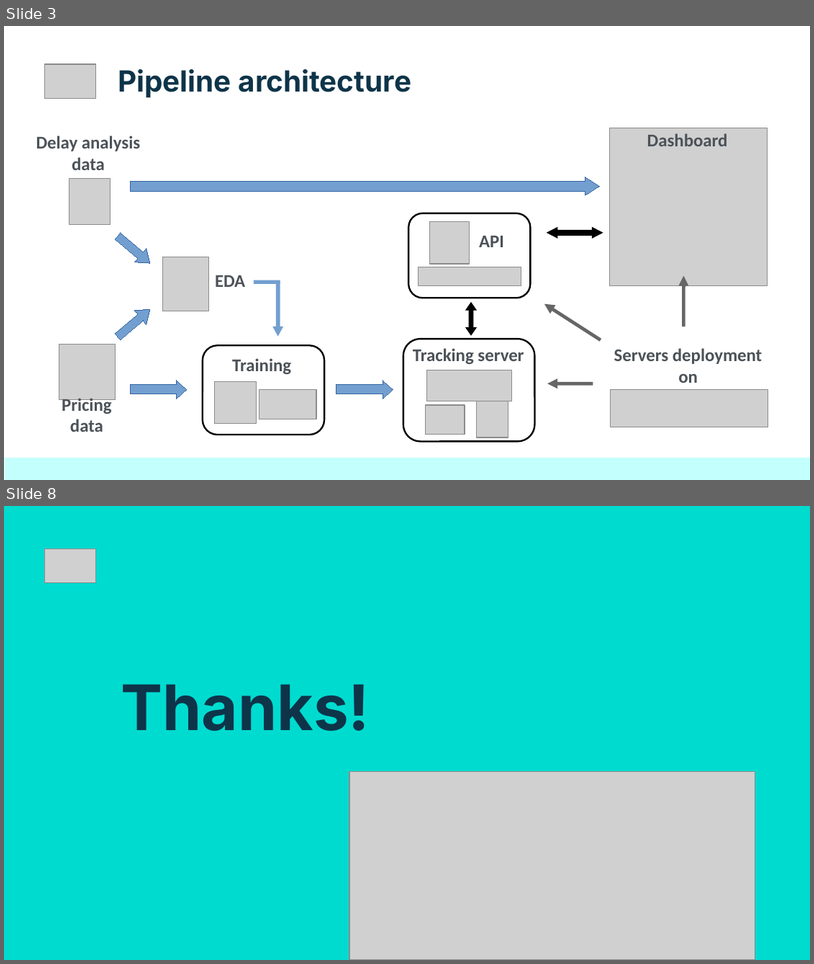
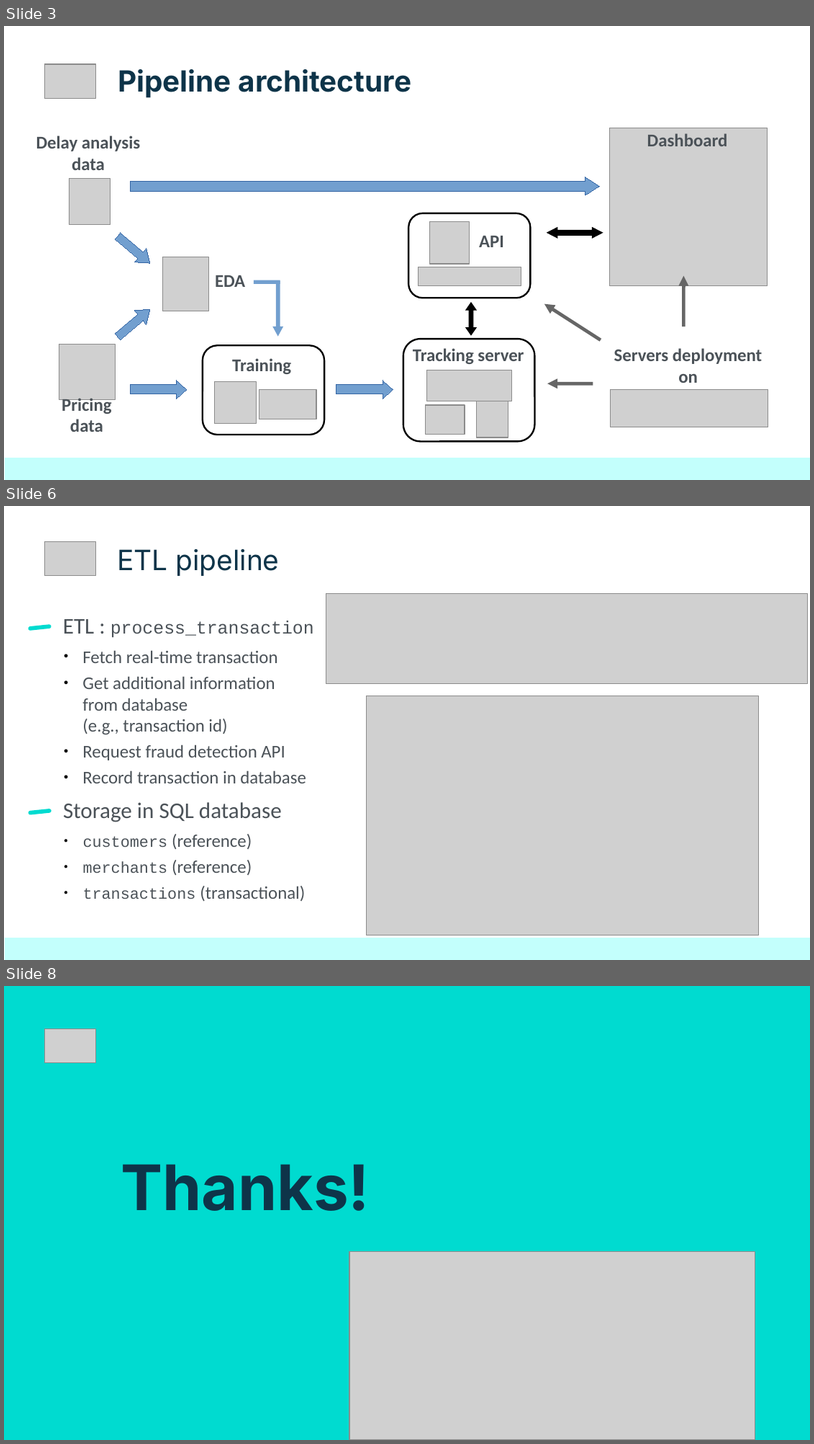
Before and after one commit to netesf13d/jedha-projects, a slide deck: 2-03-Automatic_Fraud_Detection/presentation/Presentation - 2-03 - Automatic Fraud Detection.odp. Shown one above the other, each under a label of ours: slides 3 and 8 before the commit, slides 3, 6 and 8 after it; the slides between them are not shown. The pictures are 814x964 and 814x1444 pixels, drawn with LibreOffice and Linux fonts; fonts in the diff are those of the drawing; grey boxes stand for pictures. Boxes give left, top, right and bottom in pixels: in the first picture for what was removed or moved away, otherwise in the second. Text is boxed around its words. In the diff, an @@ line names an element or a change of style, - is before the commit and + after.

```diff
--- a/2-03-Automatic_Fraud_Detection/presentation/Presentation - 2-03 - Automatic Fraud Detection.odp
+++ b/2-03-Automatic_Fraud_Detection/presentation/Presentation - 2-03 - Automatic Fraud Detection.odp
@@ slide 6 added at [4, 506, 810, 960], background #FFFFFF @@
@@ picture added at [45, 541, 96, 575] @@
@@ title added at [117, 548, 280, 576], 25 pt, text #0E3449 @@
+ETL pipeline
@@ picture added at [326, 594, 808, 683] @@
@@ rounded rectangle added at [28, 624, 52, 631], fill #00DBD0 @@
@@ title added at [63, 619, 314, 637], 16 pt, text #4B5258 @@
+ETL : process_transaction
@@ text added at [82, 650, 306, 783], 16 pt, text #4B5258 @@
+● Fetch real-time transaction
+● Get additional information from database (e.g., transaction id)
+● Request fraud detection API
+● Record transaction in database
@@ picture added at [367, 696, 759, 935] @@
@@ rounded rectangle added at [28, 808, 52, 814], fill #00DBD0 @@
@@ title added at [63, 802, 282, 822], 20 pt, text #4B5258 @@
+Storage in SQL database
@@ text added at [83, 834, 305, 901], 16 pt, text #4B5258 @@
+● customers (reference)
+● merchants (reference)
+● transactions (transactional)
@@ rectangle added at [5, 937, 810, 959], fill #C3FFFC @@
```
Also in this commit, not shown: 1 slide changed, 3 other slides added, 4 slides removed, 12 other files.
